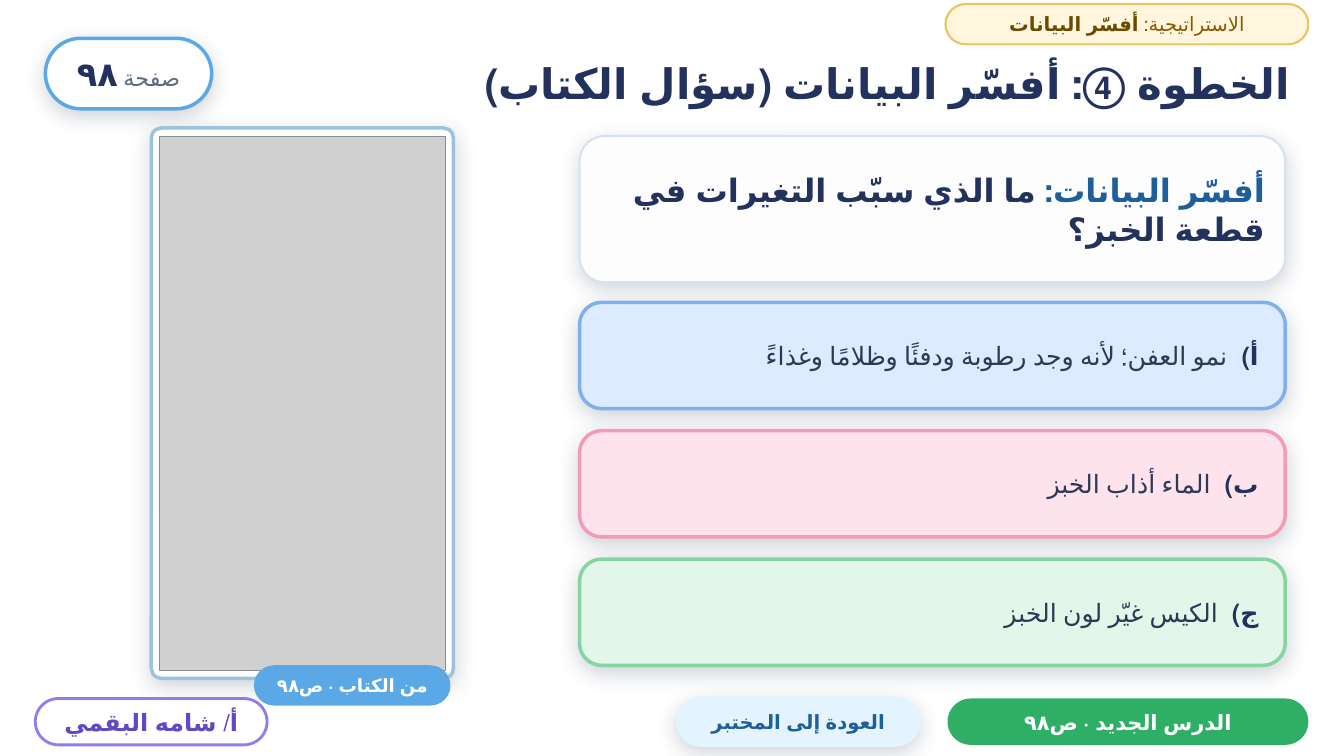
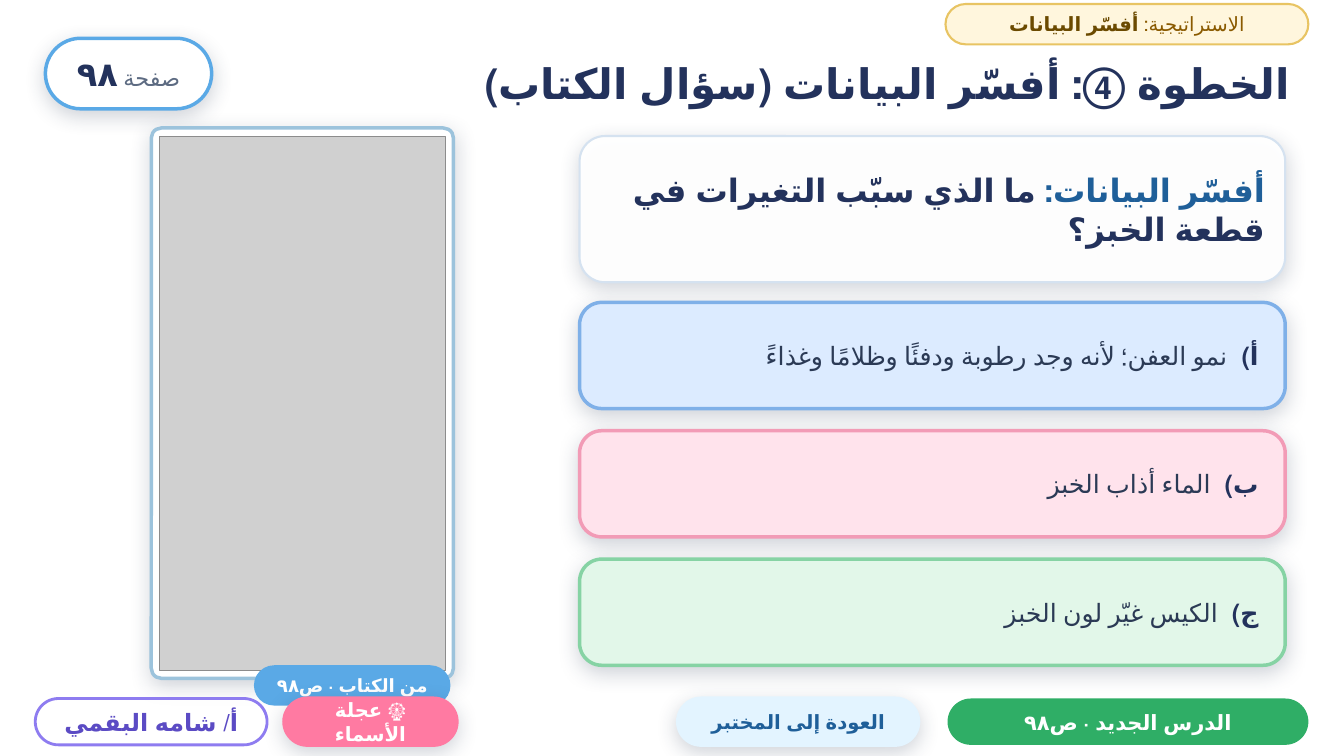
Before and after one commit to ShamahScience/Scienceshamah, a slide deck: slide 152 of مختبر-شامه-الافتراضي.pptx. Drawn at 1344x756 pixels with LibreOffice and Linux fonts; fonts in the diff are those of the drawing; grey boxes stand for pictures; background and template pictures are left out. Boxes give left, top, right and bottom in pixels: in the first picture for what was removed or moved away, otherwise in the second. Text is boxed around its words. In the diff, an @@ line names an element or a change of style, - is before the commit and + after.

```diff
--- a/مختبر-شامه-الافتراضي.pptx
+++ b/مختبر-شامه-الافتراضي.pptx
@@ rounded rectangle added at (282, 697, 459, 747), fill #FF7AA2, 14 pt, text #FFFFFF, bold @@
+🎡 عجلة الأسماء
```
Also in this commit, not shown: 51 other slides changed, 1 slide added, 1 other file.
